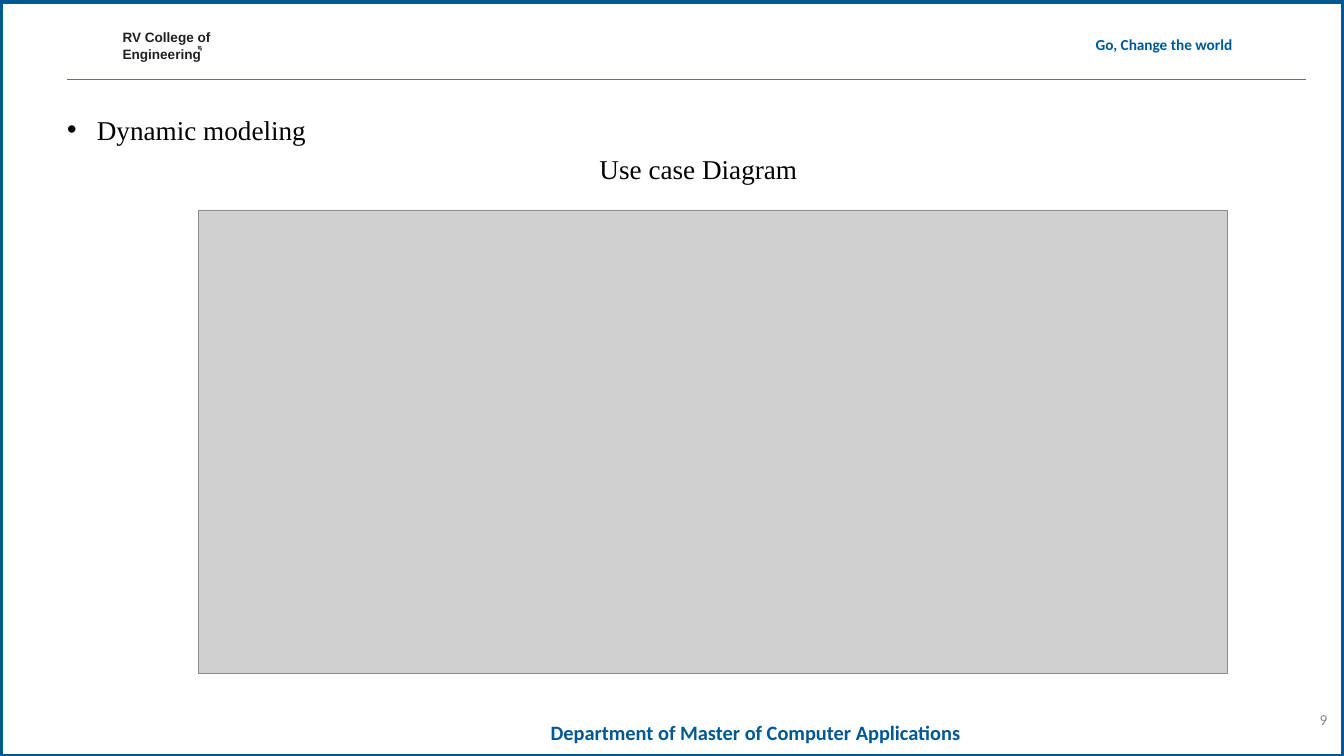
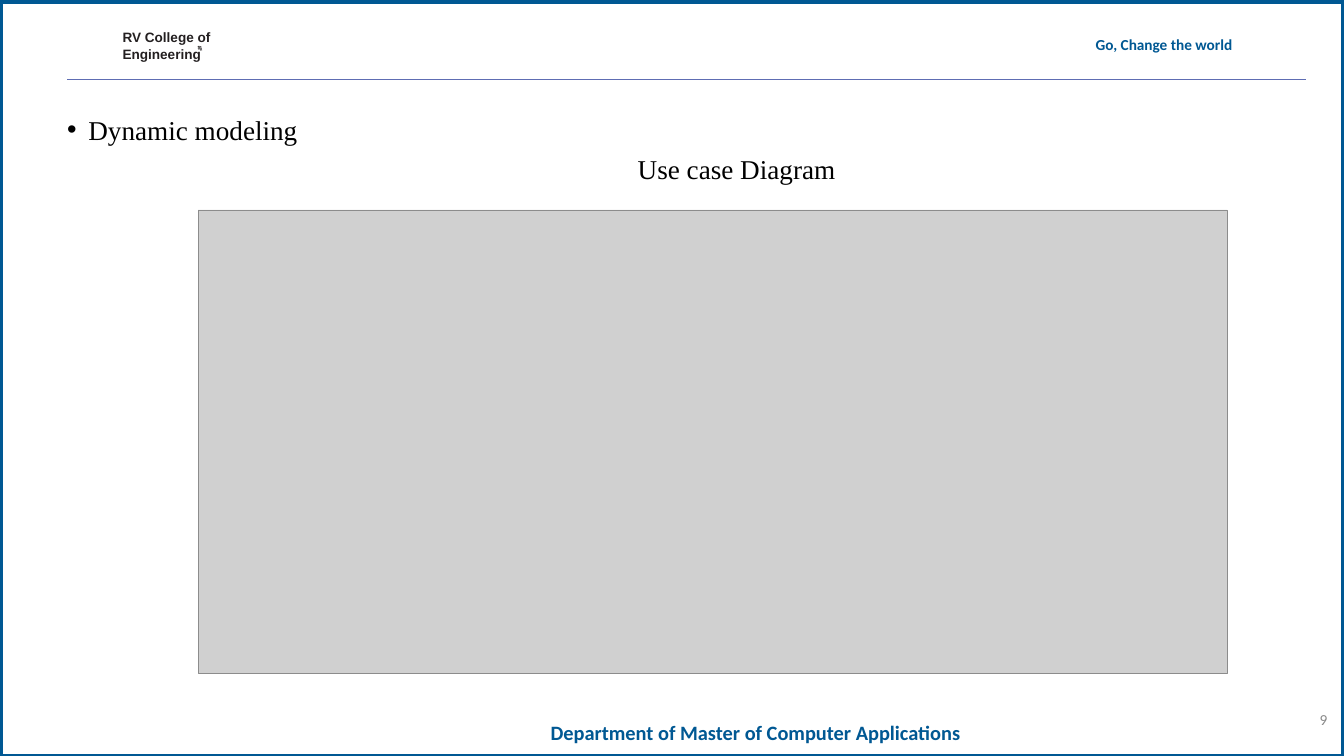
Before and after one commit to mohanrockz/Minor-Project, a slide deck: slide 9 of 20mca36-Minor Project_Phase 2_template.ppt. Drawn at 1344x756 pixels with LibreOffice and Linux fonts; fonts in the diff are those of the drawing; grey boxes stand for pictures; background and template pictures are left out. Boxes give left, top, right and bottom in pixels: in the first picture for what was removed or moved away, otherwise in the second. Text is boxed around its words. In the diff, an @@ line names an element or a change of style, - is before the commit and + after.

```diff
--- a/20mca36-Minor Project_Phase 2_template.ppt
+++ b/20mca36-Minor Project_Phase 2_template.ppt
@@ text "Dynamic modeling" at bbox=[88, 121, 835, 184]: indent changed @@
```
Also in this commit, not shown: 1 other slide changed, 1 slide added, 1 slide removed, 1 other file.
